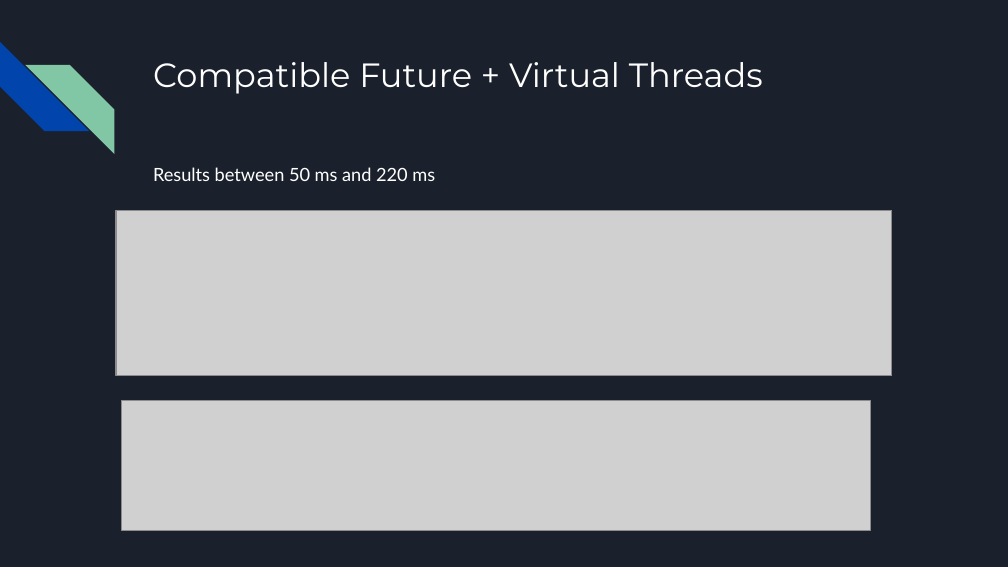
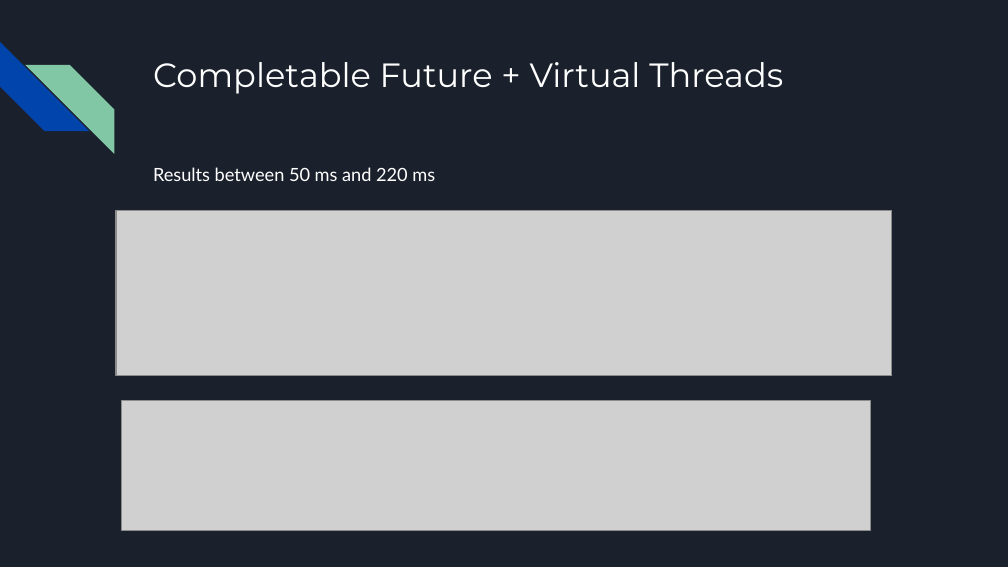
Before and after one commit to xkondix/loom-JAVA-SPRING, a slide deck: slide 30 of assets/Project Loom.pptx. Drawn at 1008x567 pixels with LibreOffice and Linux fonts; fonts in the diff are those of the drawing; grey boxes stand for pictures. Boxes give left, top, right and bottom in pixels: in the first picture for what was removed or moved away, otherwise in the second. Text is boxed around its words. In the diff, an @@ line names an element or a change of style, - is before the commit and + after.

```diff
--- a/assets/Project Loom.pptx
+++ b/assets/Project Loom.pptx
@@ title at [153,62,783,94]: text changed @@
-Compatible Future + Virtual Threads
+Completable Future + Virtual Threads
```
Also in this commit, not shown: 6 other slides changed, 1 other file.
